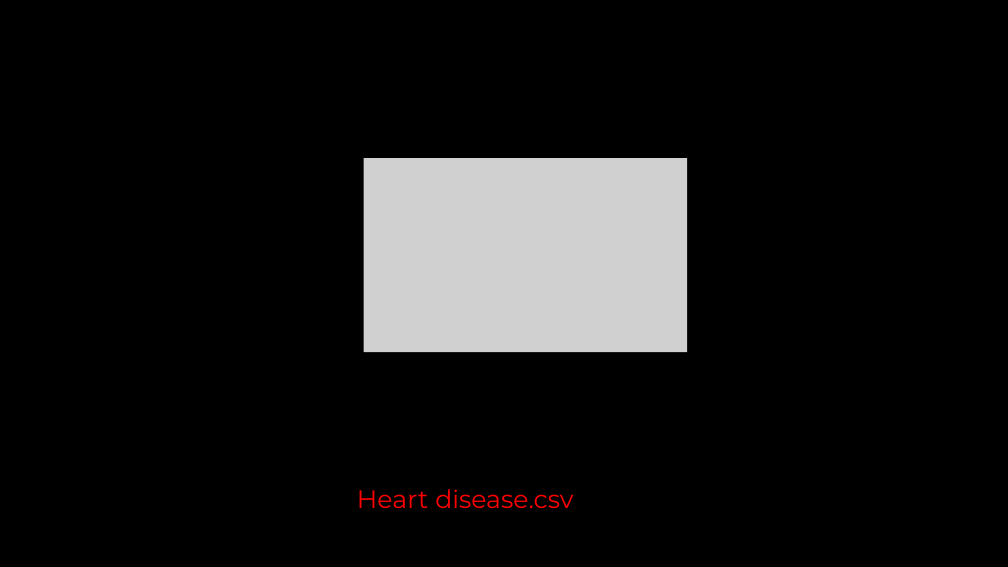
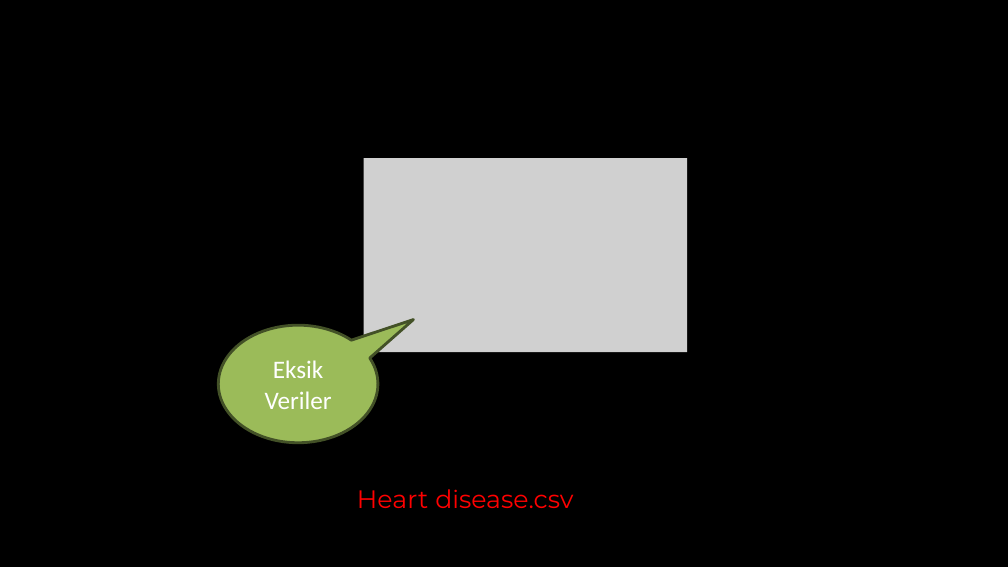
Before and after one commit to akaraci/Makine-Ogrenmesi, a slide deck: slide 15 of Sunular/MÖT-Hafta-2.pptx (slide 11 before the commit). Drawn at 1008x567 pixels with LibreOffice and Linux fonts; fonts in the diff are those of the drawing; grey boxes stand for pictures. Boxes give left, top, right and bottom in pixels: in the first picture for what was removed or moved away, otherwise in the second. Text is boxed around its words. In the diff, an @@ line names an element or a change of style, - is before the commit and + after.

```diff
--- a/Sunular/MÖT-Hafta-2.pptx
+++ b/Sunular/MÖT-Hafta-2.pptx
@@ speech bubble added at [219,326,378,444], fill #9BBB59, outline #445227 2 pt, 18 pt, text #FFFFFF @@
+Eksik Veriler
```
Also in this commit, not shown: 8 other slides changed, 8 slides added, 2 slides removed.
